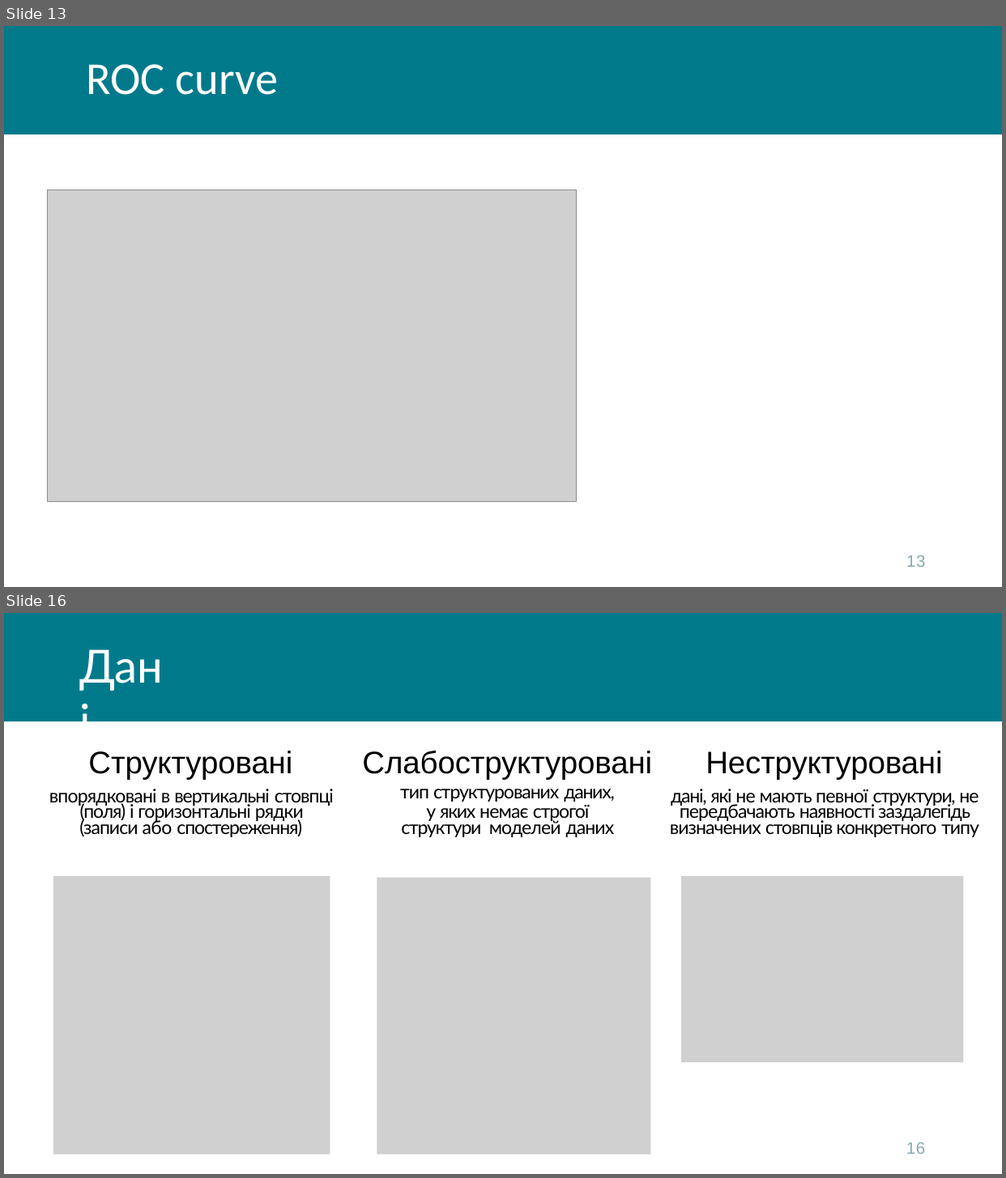
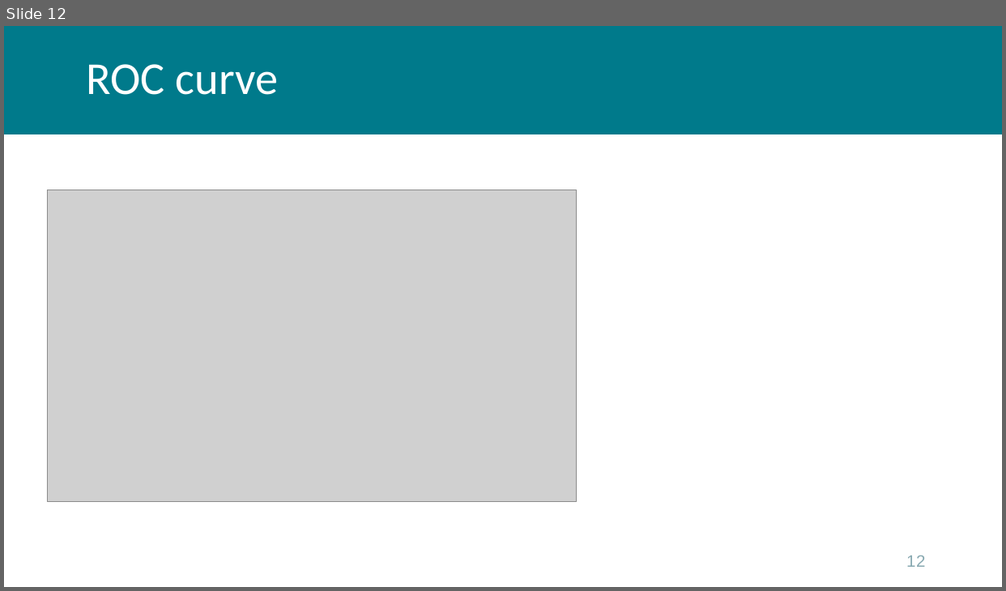
Before and after one commit to kleban/r-course-eng, a slide deck: pptx/00_Intro.pptx. Shown one above the other, each under a label of ours: slides 13 and 16 before the commit, slide 12 after it; the slides between them are not shown. The pictures are 1006x1178 and 1006x591 pixels, drawn with LibreOffice and Linux fonts; fonts in the diff are those of the drawing; grey boxes stand for pictures; background and template pictures are left out. Boxes give left, top, right and bottom in pixels: in the first picture for what was removed or moved away, otherwise in the second. Text is boxed around its words. In the diff, an @@ line names an element or a change of style, - is before the commit and + after.

```diff
--- a/pptx/00_Intro.pptx
+++ b/pptx/00_Intro.pptx
@@ slide 16 removed at [4,613,1002,1174], background #FFFFFF; not listed: 1 template element that a slide beside it also shows @@
@@ title removed at [79,636,169,693] @@
-Дані
@@ text removed at [49,751,334,837] @@
-Структуровані
-впорядковані в вертикальні стовпці (поля) і горизонтальні рядки (записи або спостереження)
@@ text removed at [362,751,652,837] @@
-Слабоструктуровані
-тип структурованих даних,
-у яких немає строгої структури моделей даних
@@ text removed at [670,751,979,837] @@
-Неструктуровані
-дані, які не мають певної структури, не передбачають наявності заздалегідь визначених стовпців конкретного типу
@@ picture removed at [53,876,330,1155] @@
@@ picture removed at [377,877,651,1154] @@
@@ picture removed at [681,876,964,1063] @@
@@ page number removed at [906,1143,925,1154] @@
-16
@@ what was slide 13 is now slide 12 @@
@@ page number at [906,556,925,567]: text changed @@
-13
+12
```
Also in this commit, not shown: 2 slides changed, 1 slide added, 5 other slides removed.
